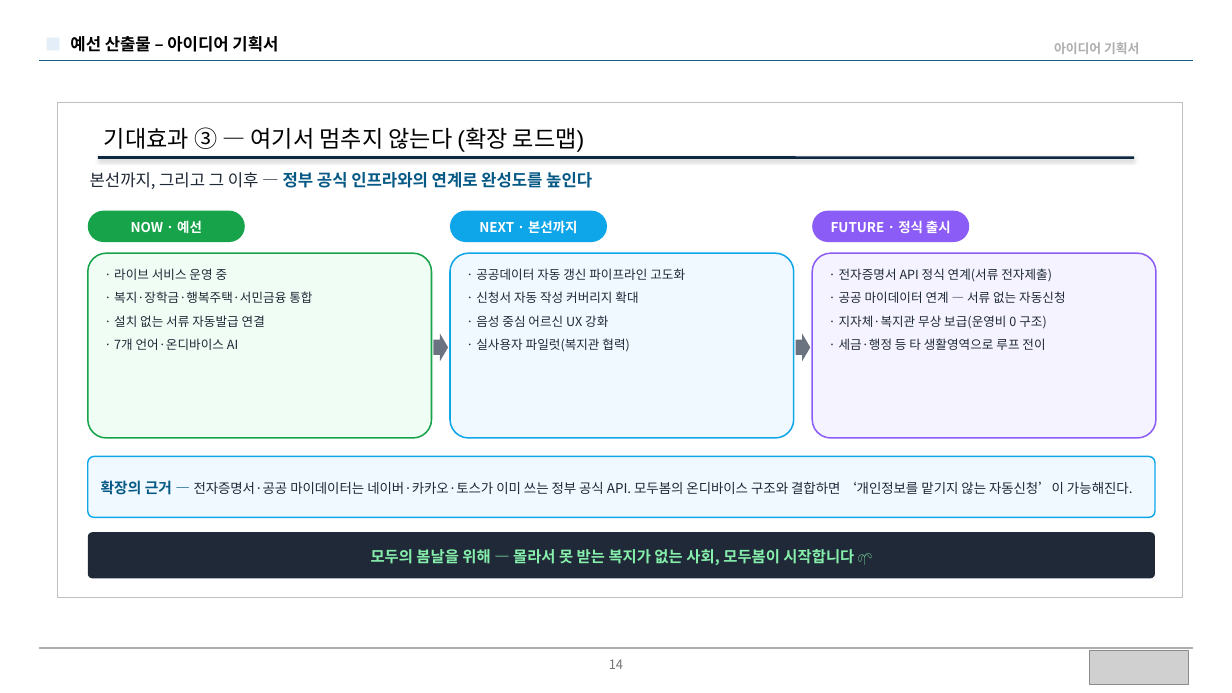
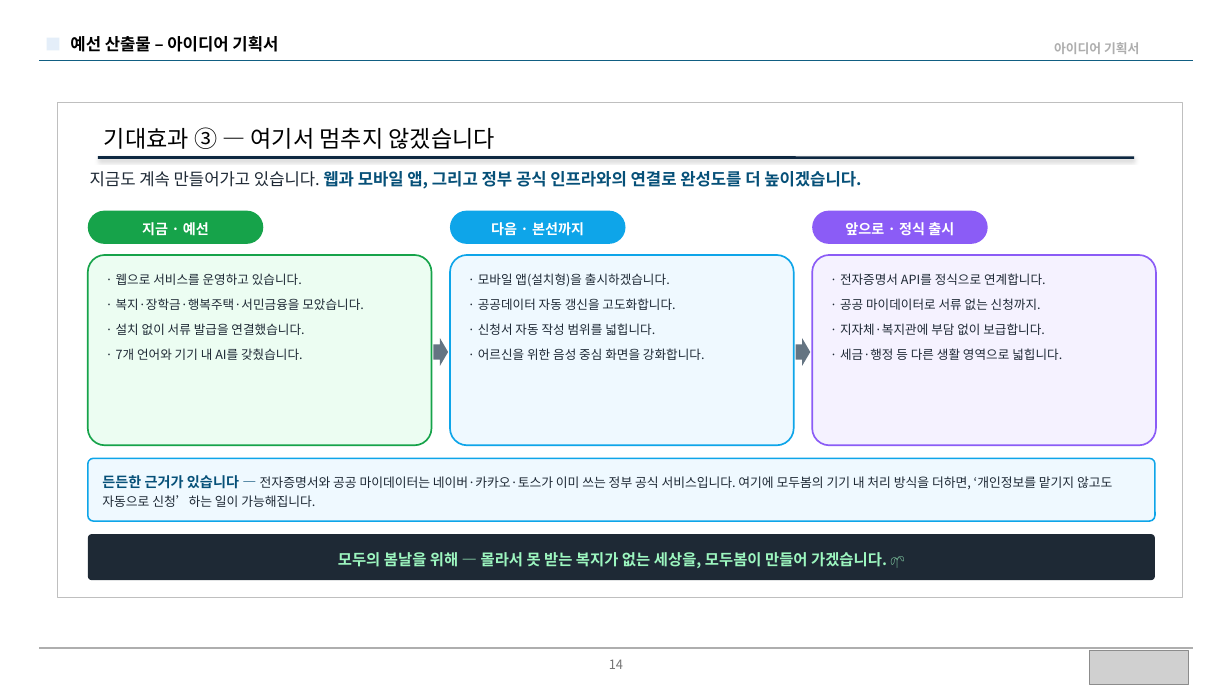
Before and after one commit to BioCode67/modoo-bom, a slide deck: slide 14 of docs/제출/모두봄-예선기획서-20p-규정안전판.pptx. Drawn at 1232x693 pixels with LibreOffice and Linux fonts; fonts in the diff are those of the drawing; grey boxes stand for pictures. Boxes give left, top, right and bottom in pixels: in the first picture for what was removed or moved away, otherwise in the second. Text is boxed around its words. In the diff, an @@ line names an element or a change of style, - is before the commit and + after.

Commit message:
docs(제출): 예선 기획서 v3 — Pretendard 폰트·존댓말/친절체·문장 풀어쓰기·팀정보 반영
- 폰트: Pretendard 적용 + PPT에 임베딩(심사 PC에 폰트 없어도 동일하게 표시)
- 어투: 전 슬라이드 '~습니다/~입니다' 존댓말·친절체로 전환(당찬 단정 어투 제거)
- 가독성: 축약을 풀어 완결된 문장으로 서술, 박스 여백을 채워 균형 개선
- 팀정보 자동 반영: 영남대학교 / 모두봄(ModooBom) / 팀장 김주형 외 4명(컴퓨터공학전공)
- 표현 개선: '개인정보 서버 전송 0' → '입력하신 정보는 기기 밖으로 나가지 않는 온디바이스 AI'(긍정·완성형)
- 앱 출시 반영: Summary·로드맵에 '모바일 앱 출시 준비/출시' 명시
- 커버리지 명시: 복지정책·복지서비스·장학금·행복주택·서민금융·민간재단 — 한곳에서

PowerPoint 렌더로 14장 전수 육안 검증(겹침·오버플로 수정 완료).

```diff
--- a/docs/제출/모두봄-예선기획서-20p-규정안전판.pptx
+++ b/docs/제출/모두봄-예선기획서-20p-규정안전판.pptx
@@ text at [104,127,495,149]: text changed; font Arial to Noto Sans CJK KR @@
-기대효과 ③ — 여기서 멈추지 않는다 (확장 로드맵)
+기대효과 ③ — 여기서 멈추지 않겠습니다
@@ text at [90,171,861,189]: text changed; text colour #075985 to #065078 @@
-본선까지, 그리고 그 이후 — 정부 공식 인프라와의 연계로 완성도를 높인다
+지금도 계속 만들어가고 있습니다. 웹과 모바일 앱, 그리고 정부 공식 인프라와의 연결로 완성도를 더 높이겠습니다.
@@ rounded rectangle "지금 · 예선": place and size @@
-rounded rectangle "지금 · 예선" at [88,211,245,242]
+rounded rectangle "지금 · 예선" at [88,211,263,244]
@@ text in rounded rectangle at [142,222,209,236]: text changed; size 10.5 to 11 pt @@
-NOW · 예선
+지금 · 예선
@@ rounded rectangle "다음 · 본선까지": place and size @@
-rounded rectangle "다음 · 본선까지" at [450,211,607,242]
+rounded rectangle "다음 · 본선까지" at [450,211,626,244]
@@ text in rounded rectangle at [491,222,584,236]: text changed; size 10.5 to 11 pt @@
-NEXT · 본선까지
+다음 · 본선까지
@@ rounded rectangle "앞으로 · 정식 출시": place and size @@
-rounded rectangle "앞으로 · 정식 출시" at [812,211,970,242]
+rounded rectangle "앞으로 · 정식 출시" at [812,211,988,244]
@@ text in rounded rectangle at [845,222,954,236]: text changed; size 10.5 to 11 pt @@
-FUTURE · 정식 출시
+앞으로 · 정식 출시
@@ rounded rectangle "· 웹으로 서비스를 운영하고 있습니다.": place and size @@
-rounded rectangle "· 웹으로 서비스를 운영하고 있습니다." at [88,253,432,438]
+rounded rectangle "· 웹으로 서비스를 운영하고 있습니다." at [88,255,432,445]
@@ rounded rectangle "· 웹으로 서비스를 운영하고 있습니다." at [88,255,432,445]: fill #F0FDF4 to #ECFDF2; outline #16A34A 1.2 pt to #16A34A 1.3 pt; proportions changed @@
@@ rounded rectangle "· 모바일 앱(설치형)을 출시하겠습니다.": place and size @@
-rounded rectangle "· 모바일 앱(설치형)을 출시하겠습니다." at [450,253,794,438]
+rounded rectangle "· 모바일 앱(설치형)을 출시하겠습니다." at [450,255,794,445]
@@ rounded rectangle "· 모바일 앱(설치형)을 출시하겠습니다." at [450,255,794,445]: fill #F0F9FF to #EFF9FF; outline #0EA5E9 1.2 pt to #0EA5E9 1.3 pt; proportions changed @@
@@ rounded rectangle "· 전자증명서 API를 정식으로 연계합니다.": place and size @@
-rounded rectangle "· 전자증명서 API를 정식으로 연계합니다." at [812,253,1156,438]
+rounded rectangle "· 전자증명서 API를 정식으로 연계합니다." at [812,255,1156,445]
@@ rounded rectangle "· 전자증명서 API를 정식으로 연계합니다." at [812,255,1156,445]: fill #F5F3FF to #F5F2FF; outline #8B5CF6 1.2 pt to #8B5CF6 1.3 pt; proportions changed @@
@@ text in rounded rectangle at [116,273,364,360]: text changed; text colour #1F2937 to #1E2935 @@
-· 라이브 서비스 운영 중
-· 복지·장학금·행복주택·서민금융 통합
-· 설치 없는 서류 자동발급 연결
-· 7개 언어·온디바이스 AI
+· 웹으로 서비스를 운영하고 있습니다.
+· 복지·장학금·행복주택·서민금융을 모았습니다.
+· 설치 없이 서류 발급을 연결했습니다.
+· 7개 언어와 기기 내 AI를 갖췄습니다.
@@ text in rounded rectangle at [478,273,705,360]: text changed; text colour #1F2937 to #1E2935 @@
-· 공공데이터 자동 갱신 파이프라인 고도화
-· 신청서 자동 작성 커버리지 확대
-· 음성 중심 어르신 UX 강화
-· 실사용자 파일럿(복지관 협력)
+· 모바일 앱(설치형)을 출시하겠습니다.
+· 공공데이터 자동 갱신을 고도화합니다.
+· 신청서 자동 작성 범위를 넓힙니다.
+· 어르신을 위한 음성 중심 화면을 강화합니다.
@@ text in rounded rectangle at [840,273,1062,360]: text changed; text colour #1F2937 to #1E2935 @@
-· 전자증명서 API 정식 연계(서류 전자제출)
-· 공공 마이데이터 연계 — 서류 없는 자동신청
-· 지자체·복지관 무상 보급(운영비 0 구조)
-· 세금·행정 등 타 생활영역으로 루프 전이
+· 전자증명서 API를 정식으로 연계합니다.
+· 공공 마이데이터로 서류 없는 신청까지.
+· 지자체·복지관에 부담 없이 보급합니다.
+· 세금·행정 등 다른 생활 영역으로 넓힙니다.
@@ right arrow: place and size @@
-right arrow at [433,334,448,361]
+right arrow at [433,338,448,366]
@@ right arrow at [433,338,448,366]: fill #6B7280 to #647482 @@
@@ right arrow: place and size @@
-right arrow at [796,334,811,361]
+right arrow at [796,338,811,366]
@@ right arrow at [796,338,811,366]: fill #6B7280 to #647482 @@
@@ rounded rectangle "든든한 근거가 있습니다 — 전자증명서와 ..." at [88,458,1155,521]: fill #F0F9FF to #EFF9FF; outline #0EA5E9 1.1 pt to #0EA5E9 1.2 pt; proportions changed @@
@@ text in rounded rectangle at [102,475,1112,507]: text changed; size 10.5 to 10 pt; text colour #1F2937 to #1E2935 @@
-확장의 근거 — 전자증명서·공공 마이데이터는 네이버·카카오·토스가 이미 쓰는 정부 공식 API. 모두봄의 온디바이스 구조와 결합하면 ‘개인정보를 맡기지 않는 자동신청’이 가능해진다.
+든든한 근거가 있습니다 — 전자증명서와 공공 마이데이터는 네이버·카카오·토스가 이미 쓰는 정부 공식 서비스입니다. 여기에 모두봄의 기기 내 처리 방식을 더하면, ‘개인정보를 맡기지 않고도 자동으로 신청’하는 일이 가능해집니다.
@@ rounded rectangle "모두의 봄날을 위해 — 몰라서 ..." at [88,534,1155,580]: fill #1F2937 to #1E2935; proportions changed @@
@@ text in rounded rectangle at [338,552,887,568]: text changed; text colour #86EFAC to #9DF7C0 @@
-모두의 봄날을 위해 — 몰라서 못 받는 복지가 없는 사회, 모두봄이 시작합니다 🌱
+모두의 봄날을 위해 — 몰라서 못 받는 복지가 없는 세상을, 모두봄이 만들어 가겠습니다. 🌱
```
Also in this commit, not shown: 13 other slides changed, 2 other files.
